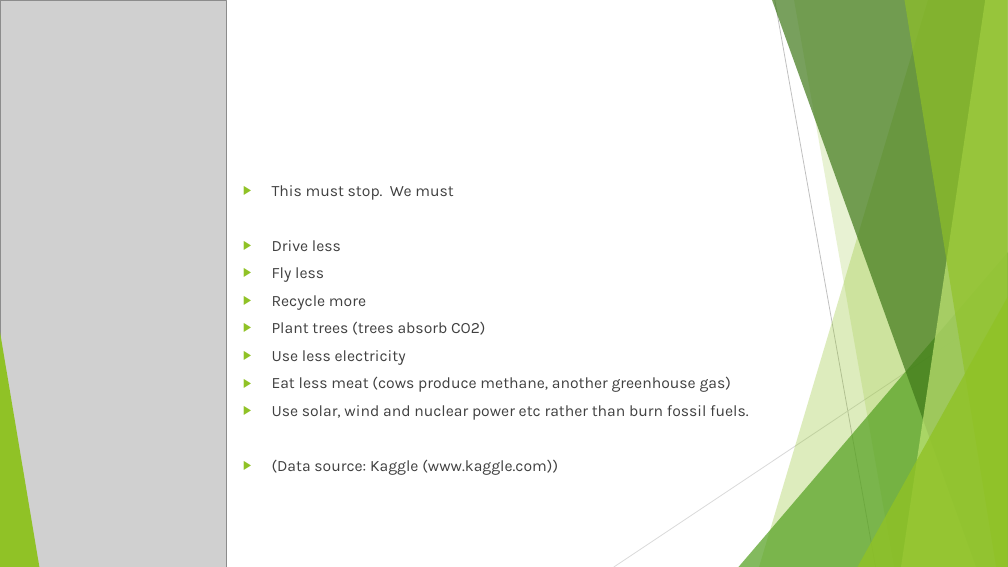
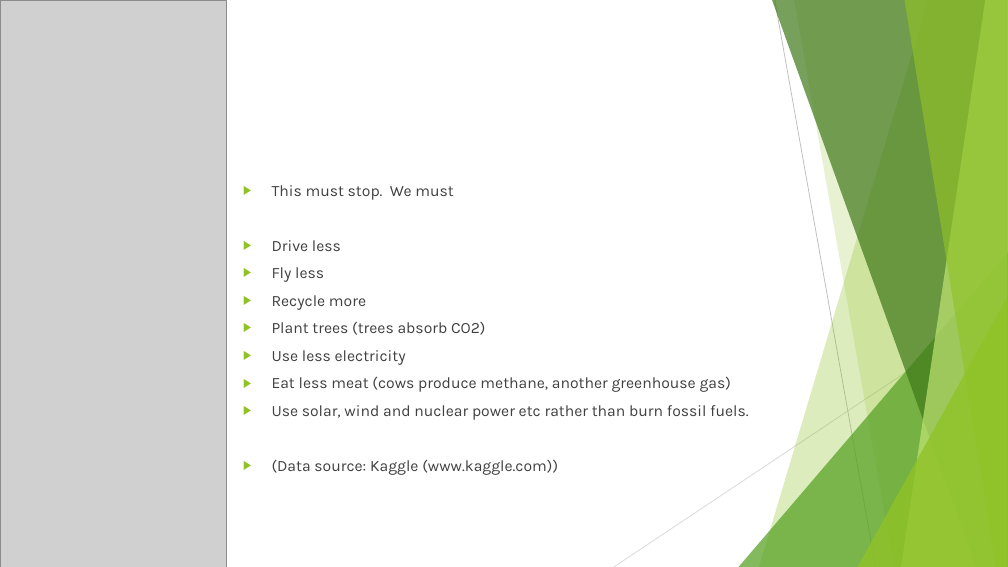
Before and after one commit to ddaniel2024/Project-3, a slide deck: slide 17 of powerpoint.pptx. Drawn at 1008x567 pixels with LibreOffice and Linux fonts; fonts in the diff are those of the drawing; grey boxes stand for pictures. Boxes give left, top, right and bottom in pixels: in the first picture for what was removed or moved away, otherwise in the second. Text is boxed around its words. In the diff, an @@ line names an element or a change of style, - is before the commit and + after.

```diff
--- a/powerpoint.pptx
+++ b/powerpoint.pptx
@@ triangle removed at (x1=0, y1=332, x2=39, y2=567) @@
```
Also in this commit, not shown: 7 other slides changed, 2 other files.
